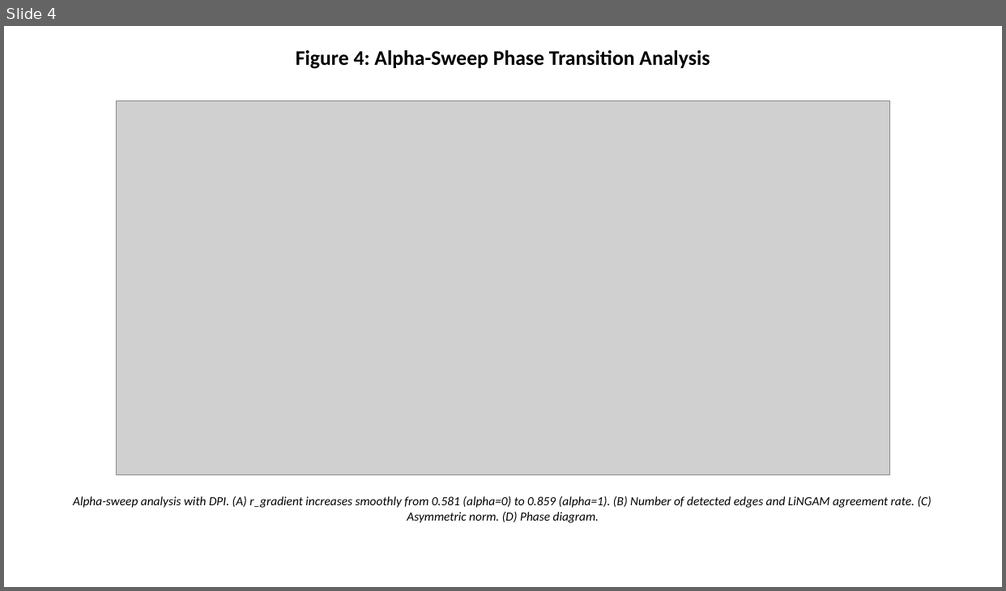
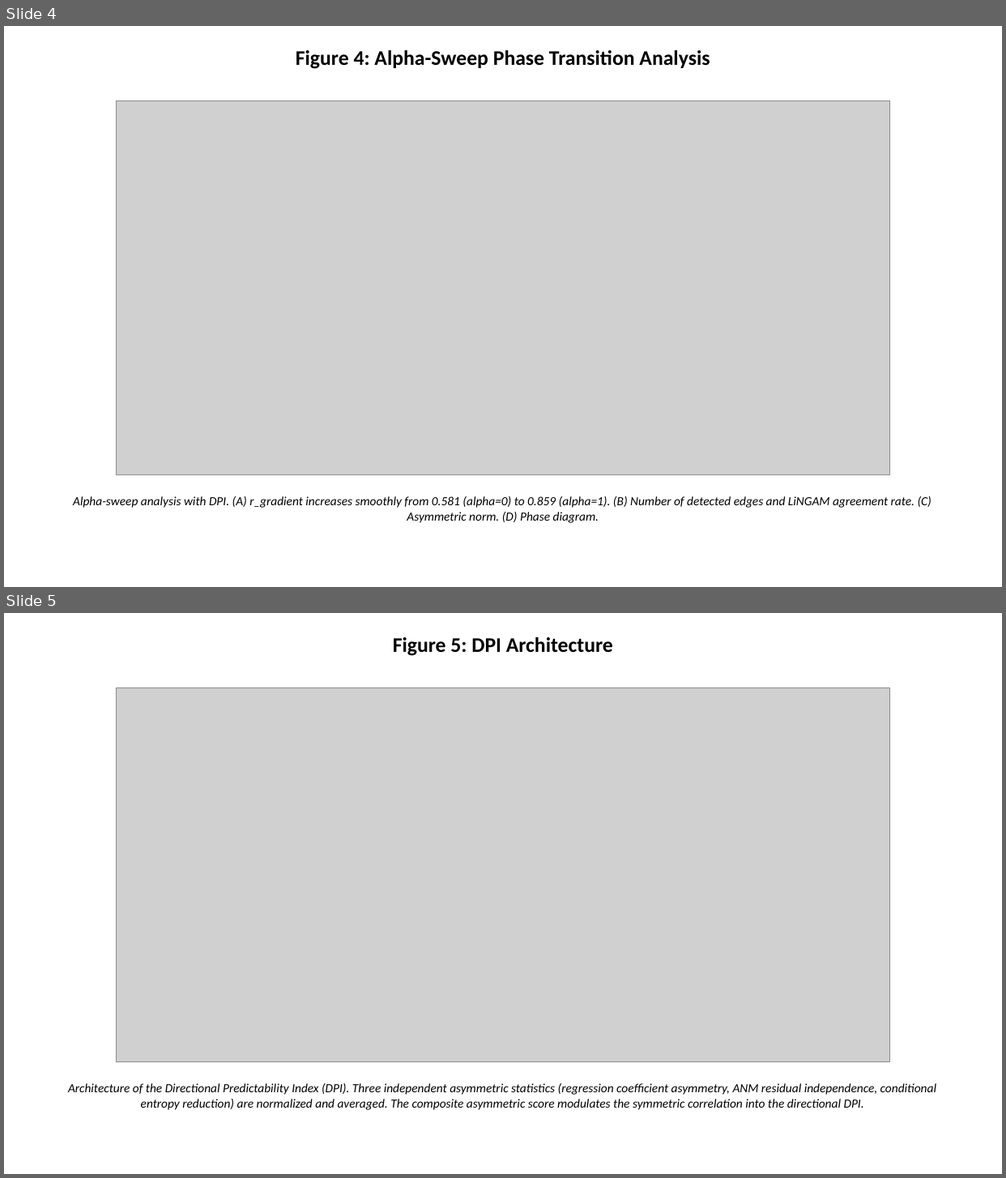
Before and after one commit to bougtoir/heat-accidents-mortality, a slide deck: spectral-causality-jmlr/spectral_causality_figures.pptx. Shown one above the other, each under a label of ours: slide 4 before the commit, slides 4 and 5 after it. The pictures are 1006x591 and 1006x1178 pixels, drawn with LibreOffice and Linux fonts; fonts in the diff are those of the drawing; grey boxes stand for pictures. Boxes give left, top, right and bottom in pixels: in the first picture for what was removed or moved away, otherwise in the second. Text is boxed around its words. In the diff, an @@ line names an element or a change of style, - is before the commit and + after.

```diff
--- a/spectral-causality-jmlr/spectral_causality_figures.pptx
+++ b/spectral-causality-jmlr/spectral_causality_figures.pptx
@@ slide 5 added at [4,613,1002,1174], background #FFFFFF @@
@@ text added at [393,637,613,656], 20 pt, text #000000, bold @@
+Figure 5: DPI Architecture
@@ picture added at [117,688,889,1063] @@
@@ text added at [68,1084,936,1110], 12 pt, text #000000, italic @@
+Architecture of the Directional Predictability Index (DPI). Three independent asymmetric statistics (regression coefficient asymmetry, ANM residual independence, conditional entropy reduction) are normalized and averaged. The composite asymmetric score modulates the symmetric correlation into the directional DPI.
```
Also in this commit, not shown: 2 other slides added, 18 other files.
